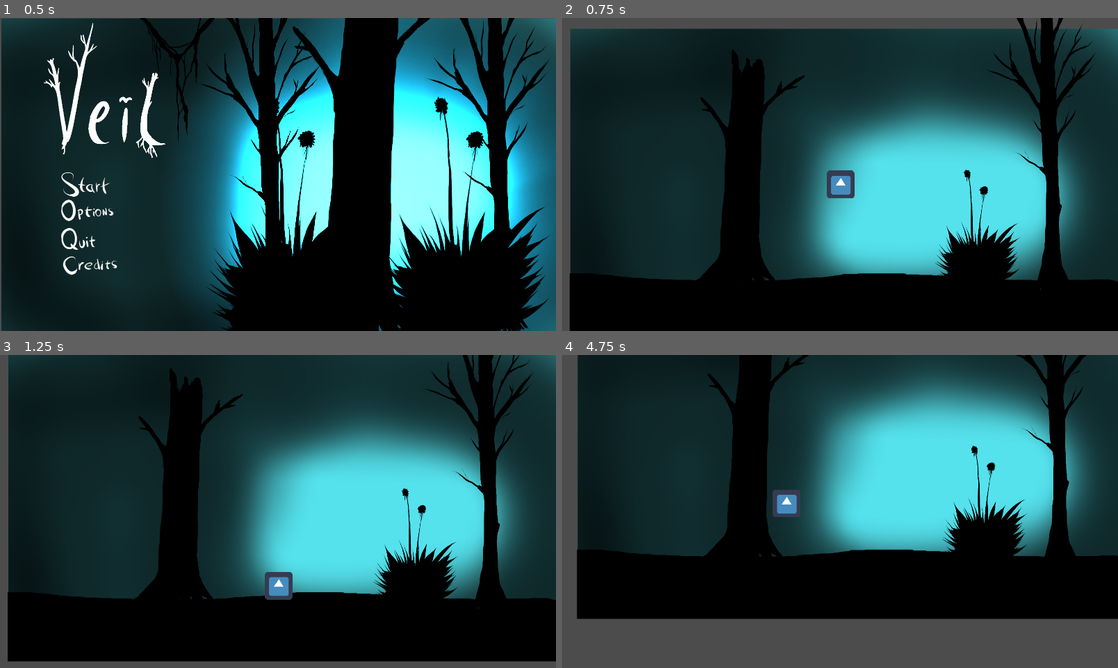
Above: before the commit, frames 1-4 (two rows, left to right).
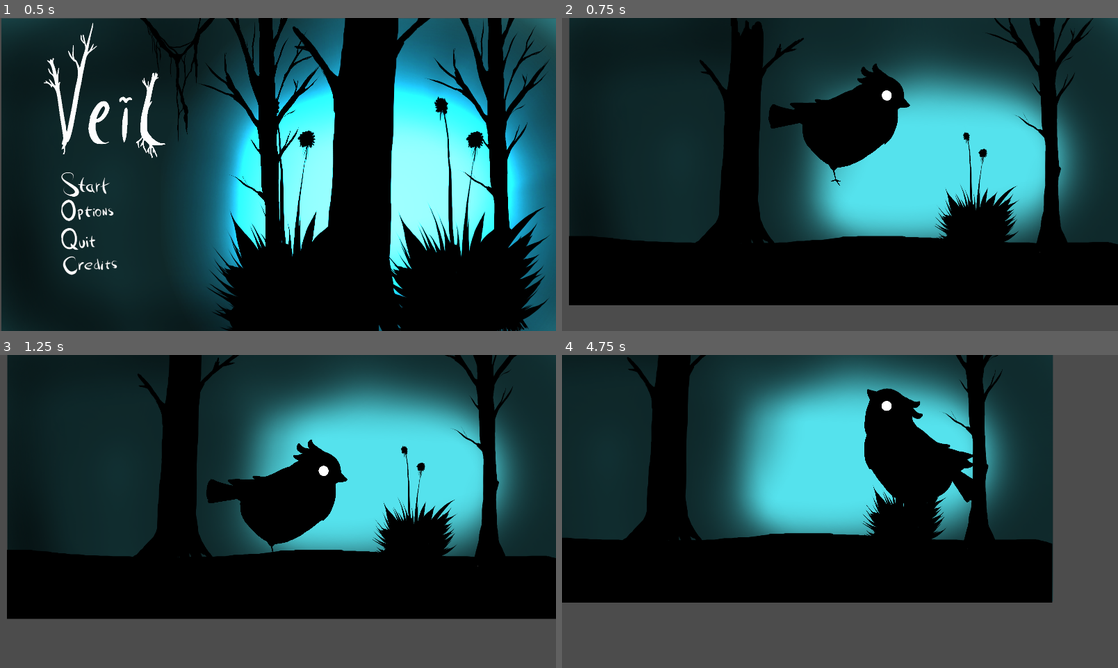
Above: after the commit, the same moments.

Repository: mikeask/Veil
Game: Godot game, scene res://Scenes/MainMenu.tscn
Same seed, same stepped clock (60 frames per second), same inputs: the game is played once before the commit and once after it. The engine's default icon, where the game draws it, is replaced by a stand-in: a white triangle on a blue panel in a dark square.
Inputs (mouse positions are in pixels of both pictures, inside the frame that each line leads up to):
- Up to frame 1 (0.5 s): no input
- Up to frame 2 (0.75 s): click (650, 183) at 0.5 s
- Up to frame 3 (1.25 s): no input
- Up to frame 4 (4.75 s): hold Up (ui_up) 1.28-2.03 s; hold Right (ui_right) 1.28-2.78 s; tap Up (ui_up) at 2.1, 2.27, 2.57, 3.6, 3.77, 4.07 s; hold Left (ui_left) 2.78-3.53 s; hold Up (ui_up) 2.78-3.53 s; hold Right (ui_right) from 3.53 s (still down); hold Up (ui_up) from 4.28 s (still down)

Frame 1 is identical in both runs. In frame 2, 40% of the frame differs, in the area x 1-100%, y 0-100%; in frame 3, 46%; in frame 4, 53%, in the area x 0-100%, y 0-85%.

Commit message:
vao tomar no cu

Diff:
--- /dev/null
+++ b/Animation/Bird.gd
@@ -0,0 +1,66 @@
+extends KinematicBody2D
+
+const vel_andar = 300
+const gravidade = 1200
+const vel_pulo = 600
+const normal = Vector2(0,-1)
+
+var vel_linear = Vector2(0,0)
+var animacao = "Idle"
+var novaAnimacao = "Idle"
+var rot = 1
+var novaRot = 1
+
+func _ready():
+	# Called when the node is added to the scene for the first time.
+	# Initialization here
+
+	pass
+
+func _process(delta):
+
+
+	vel_linear.x = 0
+	if(Input.is_action_pressed("ui_left")):
+		vel_linear.x = -vel_andar*delta*50
+
+		pass
+	if(Input.is_action_pressed("ui_right")):
+		vel_linear.x = vel_andar*delta*50
+		get_node("Body").set_flip_h(false)
+		get_node("r_leg").set_flip_h(false)
+		get_node("l_leg").set_flip_h(false)
+
+
+
+		pass
+	if is_on_floor():
+		vel_linear.y = 0
+		if vel_linear.x != 0:
+			novaAnimacao = "Walk"
+		else:
+			novaAnimacao = "Idle"
+		if Input.is_action_pressed("ui_up"):
+			vel_linear.y = -vel_pulo*delta*50
+			novaAnimacao = "Jump"
+		pass
+	else:
+		vel_linear.y += gravidade*delta
+	move_and_slide(vel_linear, normal)
+
+#	if get_node("RayCast2D").is_colliding():
+#		print("foi")
+#		print(get_node("RayCast2D").get_collider().name)
+#		pass
+	if animacao != novaAnimacao:
+		get_node("BirdAnimation").play(novaAnimacao)
+		animacao = novaAnimacao
+
+	if Input.is_action_just_pressed("ui_left"):
+		scale.x = -1
+	if Input.is_action_just_pressed("ui_right"):
+		scale.x = 1
+
+
+
+	pass
--- a/Animation/Bird.tscn
+++ b/Animation/Bird.tscn
@@ -1,16 +1,17 @@
-[gd_scene load_steps=18 format=2]
-
-[ext_resource path="res://Sprites/Characters/bird.png" type="Texture" id=1]
-[ext_resource path="res://Sprites/Characters/Wing01.png" type="Texture" id=2]
-[ext_resource path="res://Sprites/Characters/Tail.png" type="Texture" id=3]
-[ext_resource path="res://Sprites/Characters/Head.png" type="Texture" id=4]
-[ext_resource path="res://Sprites/Characters/Eye3.png" type="Texture" id=5]
-[ext_resource path="res://Sprites/Characters/Eye.png" type="Texture" id=6]
-[ext_resource path="res://Sprites/Characters/bird_leg.png" type="Texture" id=7]
-[ext_resource path="res://Sprites/Characters/bird_leg2.png" type="Texture" id=8]
-[ext_resource path="res://Sprites/Characters/Eye2.png" type="Texture" id=9]
-
-[sub_resource type="Animation" id=3]
+[gd_scene load_steps=19 format=2]
+
+[ext_resource path="res://Animation/Bird.gd" type="Script" id=1]
+[ext_resource path="res://Sprites/Characters/bird.png" type="Texture" id=2]
+[ext_resource path="res://Sprites/Characters/Wing01.png" type="Texture" id=3]
+[ext_resource path="res://Sprites/Characters/Tail.png" type="Texture" id=4]
+[ext_resource path="res://Sprites/Characters/Head.png" type="Texture" id=5]
+[ext_resource path="res://Sprites/Characters/Eye3.png" type="Texture" id=6]
+[ext_resource path="res://Sprites/Characters/Eye.png" type="Texture" id=7]
+[ext_resource path="res://Sprites/Characters/bird_leg.png" type="Texture" id=8]
+[ext_resource path="res://Sprites/Characters/bird_leg2.png" type="Texture" id=9]
+[ext_resource path="res://Sprites/Characters/Eye2.png" type="Texture" id=10]
+
+[sub_resource type="Animation" id=1]
 
 resource_name = "Blink"
 length = 4.0
@@ -60,9 +61,8 @@
 "values": [ 1.45853, 1.45853 ]
 }
 
-[sub_resource type="Animation" id=1]
-
-resource_name = "Idle"
+[sub_resource type="Animation" id=3]
+
 length = 6.0
 loop = true
 step = 0.1
@@ -767,9 +767,8 @@
 "values": [ Vector2( 388.78, -889.292 ), Vector2( 388.78, -889.292 ) ]
 }
 
-[sub_resource type="Animation" id=2]
-
-resource_name = "Walk"
+[sub_resource type="Animation" id=8]
+
 length = 2.5
 loop = true
 step = 0.1
@@ -918,19 +917,21 @@
 "values": [ true, true ]
 }
 
-[node name="Bird" type="KinematicBody2D"]
+[node name="Bird" type="KinematicBody2D" index="0"]
 
 input_pickable = false
 collision_layer = 1
 collision_mask = 1
 collision/safe_margin = 0.08
+script = ExtResource( 1 )
+_sections_unfolded = [ "Collision", "Pickable", "Transform", "Z Index", "collision" ]
 
 [node name="Body" type="Sprite" parent="." index="0"]
 
 position = Vector2( -9.07874, -90.3325 )
 rotation = 0.159951
 scale = Vector2( 0.2, 0.2 )
-texture = ExtResource( 1 )
+texture = ExtResource( 2 )
 offset = Vector2( 23.1897, -599.485 )
 _sections_unfolded = [ "Transform" ]
 
@@ -938,8 +939,7 @@
 
 position = Vector2( 192.625, -1008.22 )
 rotation = -0.956142
-scale = Vector2( 1, 1 )
-texture = ExtResource( 2 )
+texture = ExtResource( 3 )
 offset = Vector2( -413.432, -134.444 )
 _sections_unfolded = [ "Transform", "Visibility" ]
 
@@ -975,15 +975,16 @@
 position = Vector2( 307.329, -359.249 )
 rotation = -0.0575343
 scale = Vector2( 1.49211, 1.49211 )
-texture = ExtResource( 6 )
+texture = ExtResource( 7 )
 _sections_unfolded = [ "Visibility" ]
 
 [node name="l_leg" type="Sprite" parent="." index="1"]
 
+visible = false
 position = Vector2( 28.5515, -76.4287 )
 rotation = -0.117944
 scale = Vector2( 0.2, 0.2 )
-texture = ExtResource( 7 )
+texture = ExtResource( 8 )
 offset = Vector2( 24.1047, 133.524 )
 _sections_unfolded = [ "Transform" ]
 
@@ -991,8 +992,7 @@
 
 position = Vector2( 29.0013, 167.939 )
 rotation = -0.0493212
-scale = Vector2( 1, 1 )
-texture = ExtResource( 8 )
+texture = ExtResource( 9 )
 offset = Vector2( 32.5631, 90.5692 )
 _sections_unfolded = [ "Transform" ]
 
@@ -1030,12 +1030,43 @@
 playback_process_mode = 1
 playback_default_blend_time = 0.0
 playback_speed = 4.0
-anims/Eating = SubResource( 4 )
-anims/Idle = SubResource( 1 )
-anims/Jump = SubResource( 5 )
-anims/Pickup = SubResource( 6 )
-anims/Pulling = SubResource( 7 )
-anims/Pushing = SubResource( 8 )
-anims/Walk = SubResource( 2 )
+anims/Eating = SubResource( 2 )
+anims/Idle = SubResource( 3 )
+anims/Jump = SubResource( 4 )
+anims/Pickup = SubResource( 5 )
+anims/Pulling = SubResource( 6 )
+anims/Pushing = SubResource( 7 )
+anims/Walk = SubResource( 8 )
 blend_times = [  ]
 _sections_unfolded = [ "Pause", "Playback Options" ]
+
+[node name="CollisionPolygon2D" type="CollisionPolygon2D" parent="." index="5"]
+
+build_mode = 0
+polygon = PoolVector2Array( 100.772, -99.3729, 46.4781, -65.0237, 81.9354, -12.946, 44.2621, 6.99866, -41.0568, 0.350433, -38.8406, -49.5112, -111.971, -108.237, -146.32, -162.531, -250.476, -149.235, -251.584, -272.227, -110.863, -305.468, 15.4531, -335.385, 81.9354, -422.92, 157.282, -446.188, 230.412, -377.49, 280.274, -279.983, 243.709, -242.31, 204.927, -235.661, 198.279, -215.717, 193.847, -178.043, 172.794, -147.018, 131.797, -119.318 )
+
+[node name="Camera2D" type="Camera2D" parent="." index="6"]
+
+anchor_mode = 1
+rotating = false
+current = true
+zoom = Vector2( 1, 1 )
+limit_left = -10000000
+limit_top = -10000000
+limit_right = 10000000
+limit_bottom = 10000000
+limit_smoothed = false
+drag_margin_h_enabled = true
+drag_margin_v_enabled = true
+smoothing_enabled = true
+smoothing_speed = 5.0
+offset_v = 0.0
+offset_h = 0.0
+drag_margin_left = 0.2
+drag_margin_top = 0.2
+drag_margin_right = 0.2
+drag_margin_bottom = 0.2
+editor_draw_screen = true
+editor_draw_limits = false
+editor_draw_drag_margin = false
+_sections_unfolded = [ "Smoothing" ]
--- a/Scenes/Level.tscn
+++ b/Scenes/Level.tscn
@@ -8,10 +8,10 @@
 [ext_resource path="res://Sprites/Environment/Tree03.png" type="Texture" id=6]
 [ext_resource path="res://Sprites/Environment/Vegetation01.png" type="Texture" id=7]
 [ext_resource path="res://Scenes/bola.tscn" type="PackedScene" id=8]
-[ext_resource path="res://Scenes/Player.tscn" type="PackedScene" id=9]
-[ext_resource path="res://Sprites/Menu/PauseMenuBackground.png" type="Texture" id=10]
-[ext_resource path="res://Scenes/MenuOpts.tscn" type="PackedScene" id=11]
-[ext_resource path="res://Others/TextThemeCredits.tres" type="Theme" id=12]
+[ext_resource path="res://Sprites/Menu/PauseMenuBackground.png" type="Texture" id=9]
+[ext_resource path="res://Scenes/MenuOpts.tscn" type="PackedScene" id=10]
+[ext_resource path="res://Others/TextThemeCredits.tres" type="Theme" id=11]
+[ext_resource path="res://Animation/Bird.tscn" type="PackedScene" id=12]
 
 [sub_resource type="RectangleShape2D" id=1]
 
@@ -81,11 +81,7 @@
 gravity_scale = 5.0
 _sections_unfolded = [ "Collision", "Pickable", "Transform" ]
 
-[node name="Player" parent="." index="8" instance=ExtResource( 9 )]
-
-position = Vector2( 932.959, 502.658 )
-
-[node name="CanvasLayer" type="CanvasLayer" parent="." index="9"]
+[node name="CanvasLayer" type="CanvasLayer" parent="." index="8"]
 
 layer = 1
 offset = Vector2( 0, 0 )
@@ -137,12 +133,16 @@
 mouse_default_cursor_shape = 0
 size_flags_horizontal = 1
 size_flags_vertical = 4
-theme = ExtResource( 12 )
+theme = ExtResource( 11 )
 text = "Pause"
 percent_visible = 1.0
 lines_skipped = 0
 max_lines_visible = -1
 _sections_unfolded = [ "Theme" ]
+
+[node name="Bird" parent="." index="9" instance=ExtResource( 12 )]
+
+position = Vector2( 936.17, 631.692 )
 
 [connection signal="button_down" from="CanvasLayer/PauseMenu/MenuOpts/PlayGame" to="." method="_on_PlayGame_button_down"]
 
--- a/Scenes/MainMenu.tscn
+++ b/Scenes/MainMenu.tscn
@@ -14,7 +14,7 @@
 [ext_resource path="res://Sprites/Environment/Vine01.png" type="Texture" id=12]
 [ext_resource path="res://Audio/The Outer Forest.wav" type="AudioStream" id=13]
 
-[node name="Title" type="Node2D" index="0"]
+[node name="Title" type="Node2D"]
 
 script = ExtResource( 1 )
 
--- a/project.godot
+++ b/project.godot
@@ -18,7 +18,8 @@
 
 window/size/width=1920
 window/size/height=1080
-window/size/fullscreen=true
+window/size/test_width=100
+window/size/test_height=100
 window/stretch/mode="viewport"
 window/stretch/aspect="expand"
 
Not shown: 13 places in Animation/Bird.tscn that only renumber resources
Not shown: 1 places in Scenes/Level.tscn that only renumber resources
